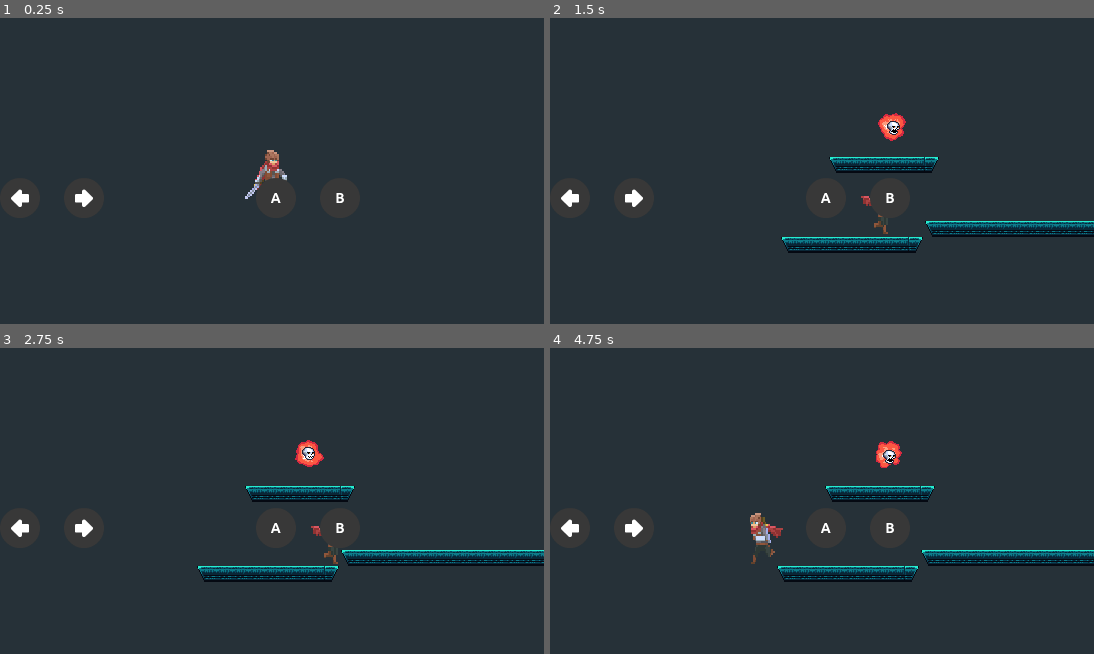
Above: before the commit, frames 1-4 (two rows, left to right).
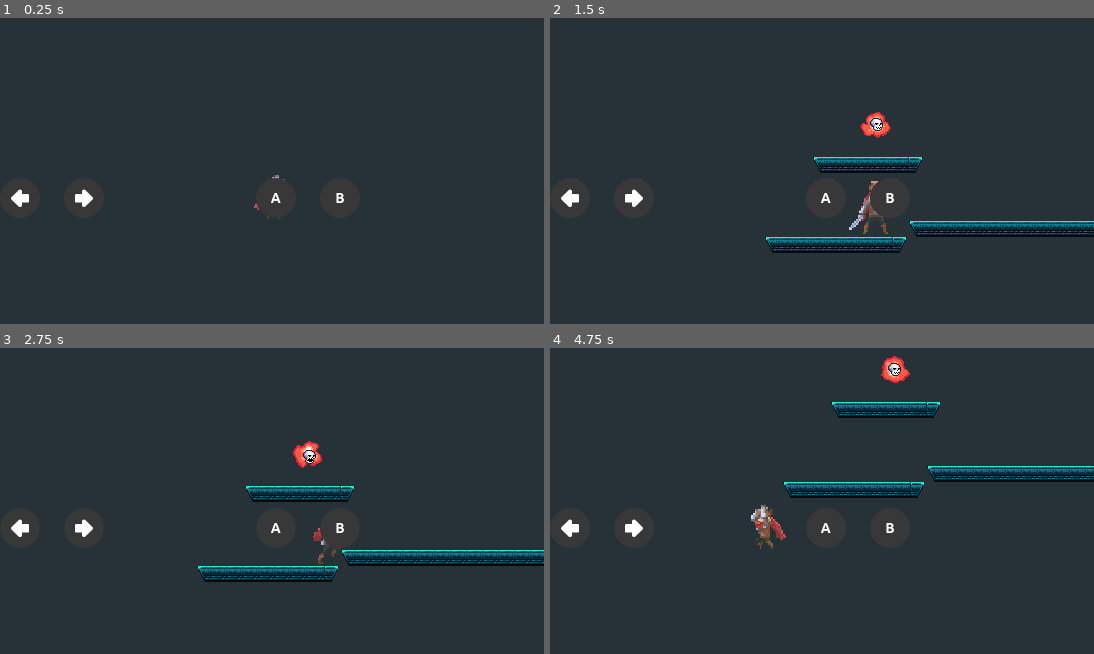
Above: after the commit, the same moments.

Repository: hakon0809/Prosjektarbeid-2
Game: Godot game, scene res://levels/test_levels/BasicLevel.tscn
Two runs of this game, one before a commit and one after it. Both use one fixed random seed, a clock stepped at 60 frames per second and the inputs below.
Inputs (mouse positions are in pixels of both pictures, inside the frame that each line leads up to):
- Up to frame 1 (0.25 s): no input
- Up to frame 2 (1.5 s): tap Enter at 0.5 s; move the mouse to (941, 155) at 0.52 s; hold Right (ui_right) 0.53-1.25 s; click (941, 155) at 0.67 s; drag from (713, 186) to (854, 131) at 1.27 s
- Up to frame 3 (2.75 s): move the mouse to (326, 433) at 2.02 s; hold Right (ui_right) from 2.03 s (still down)
- Up to frame 4 (4.75 s): release Right (ui_right) at 2.75 s; drag from (794, 562) to (876, 531) at 2.77 s; move the mouse to (985, 546) at 3.52 s; hold Left (ui_left) 3.53-4.25 s; drag from (658, 455) to (740, 424) at 4.27 s

The runs differ from the first frame. In frame 1, 0.4% of the frame differs, in the area x 45-53%, y 43-66%; in frame 2, 1.7%; in frame 3, 0.4%; in frame 4, 8.1%, in the area x 36-100%, y 2-77%.
Error before the commit: Parse Error: The identifier "active" isn't declared in the current scope. (res://menus/choices/ChoiceMenu.gd:46)

Commit message:
#69 #43 minor fixes

Diff:
--- a/Prosjektarbeid-2/entities/eye creature/skull/Skull.tscn
+++ b/Prosjektarbeid-2/entities/eye creature/skull/Skull.tscn
@@ -38,7 +38,7 @@
 custom_solver_bias = 0.0
 extents = Vector2( 16.1395, 13.3293 )
 
-[node name="Skull" type="Node2D" index="0"]
+[node name="Skull" type="Node2D"]
 
 script = ExtResource( 1 )
 _sections_unfolded = [ "Z Index" ]
@@ -56,7 +56,7 @@
 
 frames = SubResource( 1 )
 animation = "Idle"
-frame = 6
+frame = 2
 playing = true
 
 [node name="CollisionShape2D" type="CollisionShape2D" parent="KinematicBody2D" index="1"]
--- a/Prosjektarbeid-2/entities/player/Player.gd
+++ b/Prosjektarbeid-2/entities/player/Player.gd
@@ -16,6 +16,9 @@
 var health
 
 var damage = 1
+
+func _ready():
+	health = max_health
 
 func _physics_process(delta):
 
--- a/Prosjektarbeid-2/menus/choices/ChoiceMenu.gd
+++ b/Prosjektarbeid-2/menus/choices/ChoiceMenu.gd
@@ -14,7 +14,7 @@
 
 func _ready():
 	self.rect_scale = Vector2(0, 0)
-	globals = get_tree().get_root().globals
+	globals = get_tree().get_root().get_node("Globals")
 	active_options = globals.get_all_upgrades()
 
 func _process(delta):
@@ -43,7 +43,6 @@
 func open_settings_menu(parent):
 	self.parent = parent
 	end_level = true
-	active_options = active
 	var settings = EndLevelSettings.instance()
 	settings.level = level
 	settings.parent = self
--- a/Prosjektarbeid-2/menus/choices/PrivacyChoice.gd
+++ b/Prosjektarbeid-2/menus/choices/PrivacyChoice.gd
@@ -11,10 +11,10 @@
 	text.set_text(content.CHOICE[level-1][1])
 
 func _on_ManageButton_pressed():
-	parent.save_activity(level, "manage")
+	parent.save_activity(level, "manage_settings")
 	self.queue_free()
 	parent.change_setting()
 
 func _on_AcceptButton_pressed():
-	parent.save_activity(level, "accept")
+	parent.save_activity(level, "accept_upgrade")
 	parent.save_setting(level, true)
--- a/Prosjektarbeid-2/menus/choices/PrivacySettings.gd
+++ b/Prosjektarbeid-2/menus/choices/PrivacySettings.gd
@@ -20,20 +20,23 @@
 		parent.save_activity(level, "save_on")
 		parent.save_setting(option, active)
 	else:
+		parent.save_activity(level, "save_off")
 		popup.show()
 
 func _on_Button_toggled(button_pressed):
 	if active:
 		active = false
+		parent.save_activity(level, "switch_off")
 	else:
 		active = true
+		parent.save_activity(level, "switch_on")
 
 func _on_YesButton_pressed():
 	popup.hide()
-	parent.save_activity(level, "save_off")
+	parent.save_activity(level, "confirm_off")
 	parent.save_setting(option, active)
 
 
 func _on_NoButton_pressed():
-	parent.save_activity(level, "undo")
+	parent.save_activity(level, "decline_off")
 	popup.hide()
--- a/Prosjektarbeid-2/project.godot
+++ b/Prosjektarbeid-2/project.godot
@@ -14,13 +14,15 @@
 run/main_scene="res://levels/test_levels/BasicLevel.tscn"
 config/icon="res://icon.png"
 
+[autoload]
+
+Globals="*res://scripts/Globals.gd"
+
 [display]
-
 
 window/size/width=544
 window/size/height=306
 window/dpi/allow_hidpi=true
-
 window/stretch/mode="viewport"
 
 [editor_plugins]
--- a/Prosjektarbeid-2/scripts/Globals.gd
+++ b/Prosjektarbeid-2/scripts/Globals.gd
@@ -3,7 +3,7 @@
 var upgrade_1 = false
 var upgrade_2 = false
 var upgrade_3 = false
-var secret_ugrade = false
+var secret_upgrade = false
 var upgrades = [secret_upgrade, upgrade_1, upgrade_2, upgrade_3]
 
 var upgrade_activity_1 = []
@@ -27,6 +27,10 @@
 
 func set_activity(activity, level, string):
 	activities[activity][level-1].append(string)
+	for activity in activities:
+		for data in activity:
+			for string in data:
+				print(string)
 
 func get_all_activities():
 	return activities
